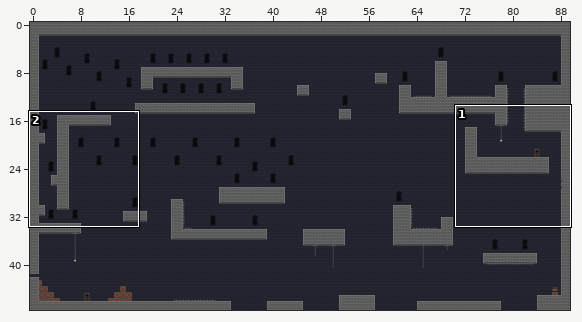
Two versions of a level (Tiled map, Output/Assets/Maps/MapaLvl2.tmx). Above, an overview of the earlier version with the close-up marked.
Close-up. As it was:
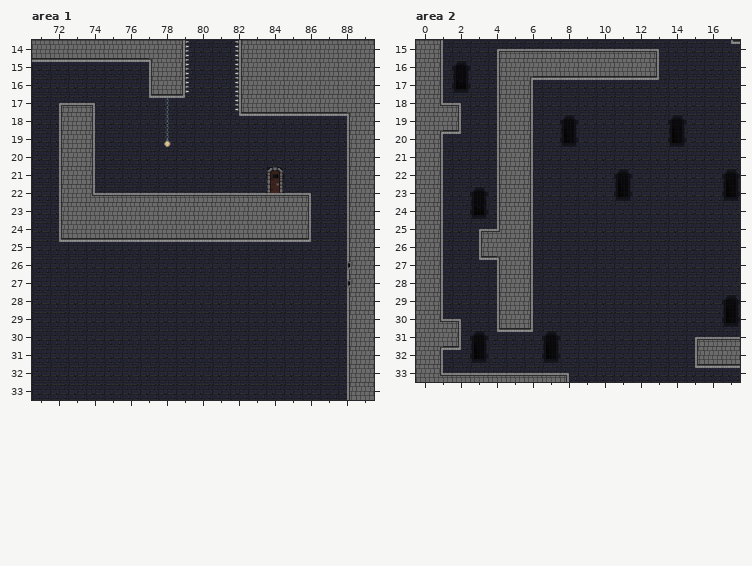
Cells are 32x32 px. Shown: area 1 x 71..89, y 14..33; area 2 x 0..17, y 15..33. The commit also changed other parts of the map, which this record leaves out.
The same view after the edit:
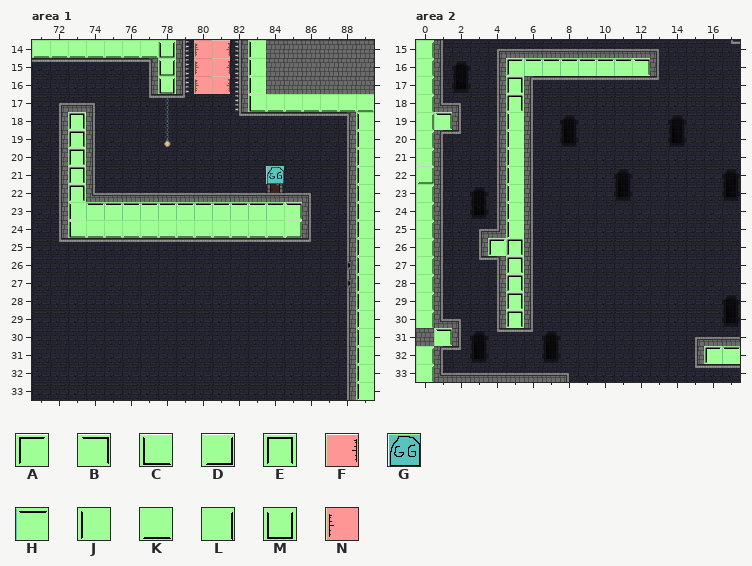
Key: from "MapMetadata": A 1, B 2, C 3, D 4, E 5, F 6, G 10, H 11, J 12, K 13, L 14, M 15, N 16.
_ is an empty cell, . an unchanged one.
Tiles of an added or newly shown layer are drawn over the layers below it.
What changed:
--- layer "Collision" (now shown), area 1
@@ x 71..89 @@
-14 ________.__._......
-15 ......._.__._......
-16 ......._.__._......
-17 ............_______
-18 .._..............._
-19 .._..............._
-20 .._..............._
-21 .._.........._...._
-22 .._..............._
-23 .._____________..._
-24 .._____________..._
-25 .................._
-26 .................._
-27 .................._
-28 .................._
-29 .................._
-30 .................._
-31 .................._
-32 .................._
-33 .................._
+14 KKKKKKKM.NF.J......
+15 .......M.NF.J......
+16 .......M.NF.J......
+17 ............CKKKKKK
+18 ..E...............J
+19 ..E...............J
+20 ..E...............J
+21 ..E..........G....J
+22 ..E...............J
+23 ..JHHHHHHHHHHHB...J
+24 ..CKKKKKKKKKKKD...J
+25 ..................J
+26 ..................J
+27 ..................J
+28 ..................J
+29 ..................J
+30 ..................J
+31 ..................J
+32 ..................J
+33 ..................J
--- layer "Collision" (now shown), area 2
@@ x 0..17 @@
-15 _.................
-16 _....________.....
-17 _...._............
-18 _...._............
-19 __..._............
-20 _...._............
-21 _...._............
-22 _...._............
-23 _...._............
-24 _...._............
-25 _...._............
-26 _...__............
-27 _...._............
-28 _...._............
-29 _...._............
-30 _...._............
-31 ._................
-32 _...............__
-33 _.................
+15 L.................
+16 L....AHHHHHHB.....
+17 L....E............
+18 L....E............
+19 LB...J............
+20 L....J............
+21 L....J............
+22 D....J............
+23 L....J............
+24 L....J............
+25 L....J............
+26 L...AE............
+27 L....E............
+28 L....E............
+29 L....E............
+30 L....E............
+31 .B................
+32 L...............AH
+33 L.................
